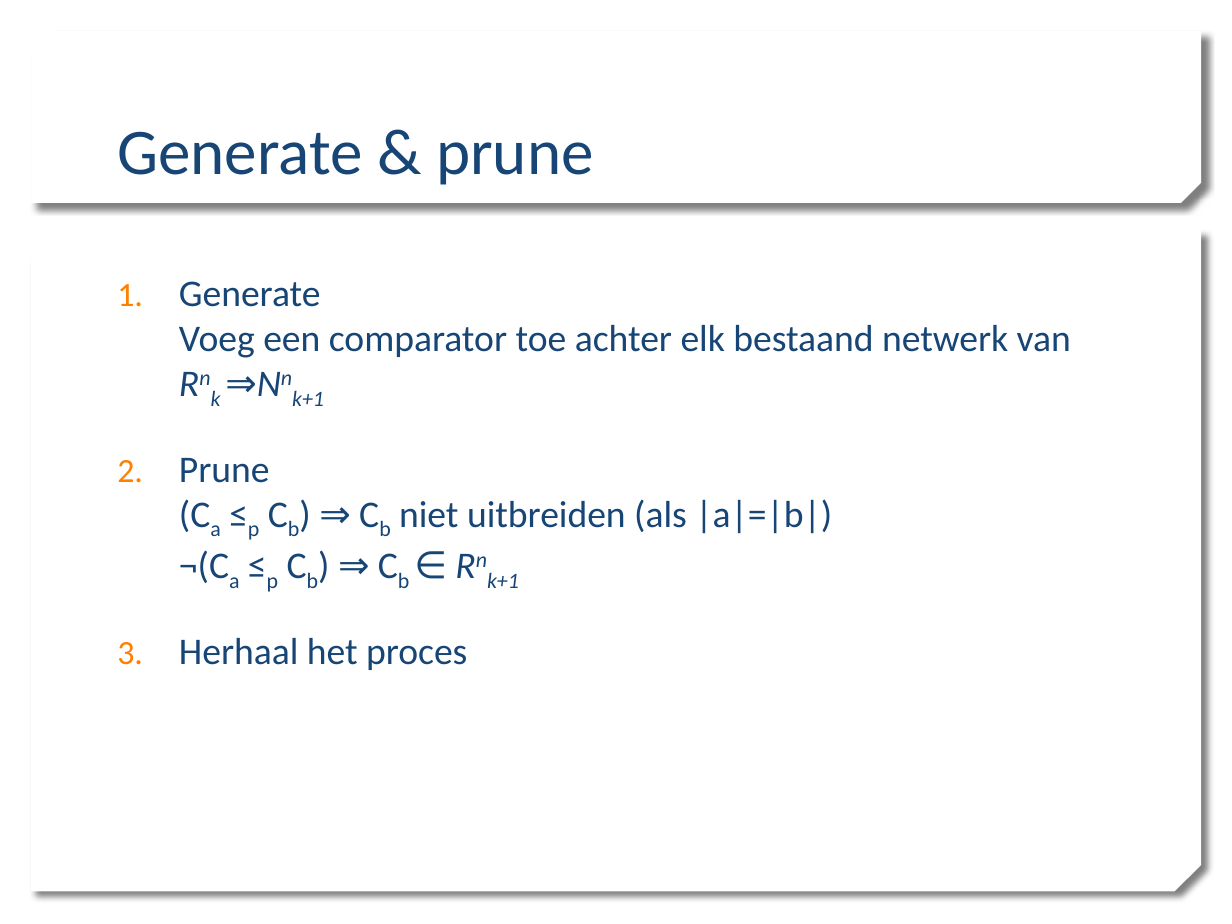
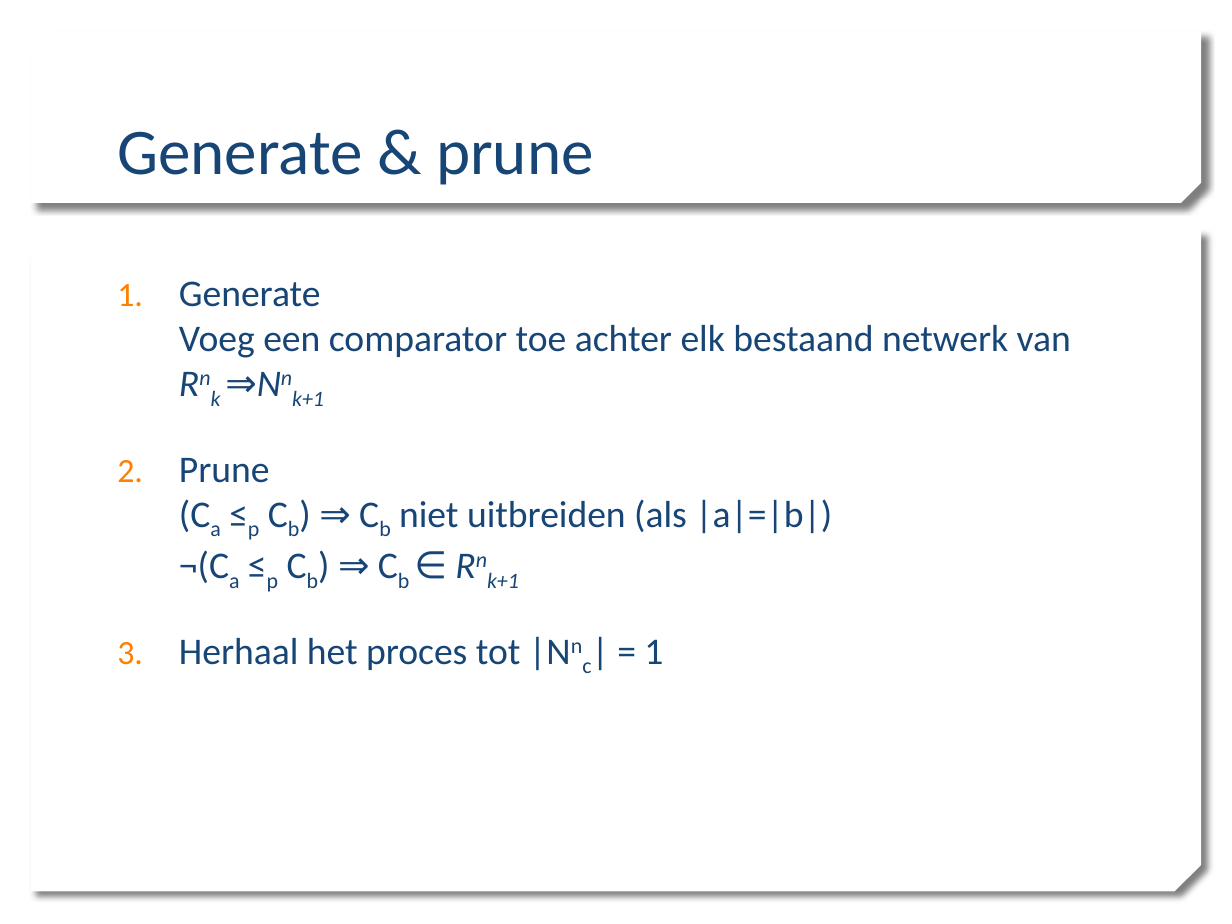
Before and after one commit to mdekempeneer/Research-Optimal-Size-Sorting-Networks, a slide deck: slide 16 of PPP1_WV.pptx. Drawn at 1232x924 pixels with LibreOffice and Linux fonts; fonts in the diff are those of the drawing; background and template pictures are left out. Boxes give left, top, right and bottom in pixels: in the first picture for what was removed or moved away, otherwise in the second. Text is boxed around its words. In the diff, an @@ line names an element or a change of style, - is before the commit and + after.

```diff
--- a/PPP1_WV.pptx
+++ b/PPP1_WV.pptx
@@ text at [179, 638, 663, 670]: text changed @@
-3. Herhaal het proces
+3. Herhaal het proces tot |Nnc| = 1
```
Also in this commit, not shown: 6 other slides changed, 5 slides added, 1 slide removed.
